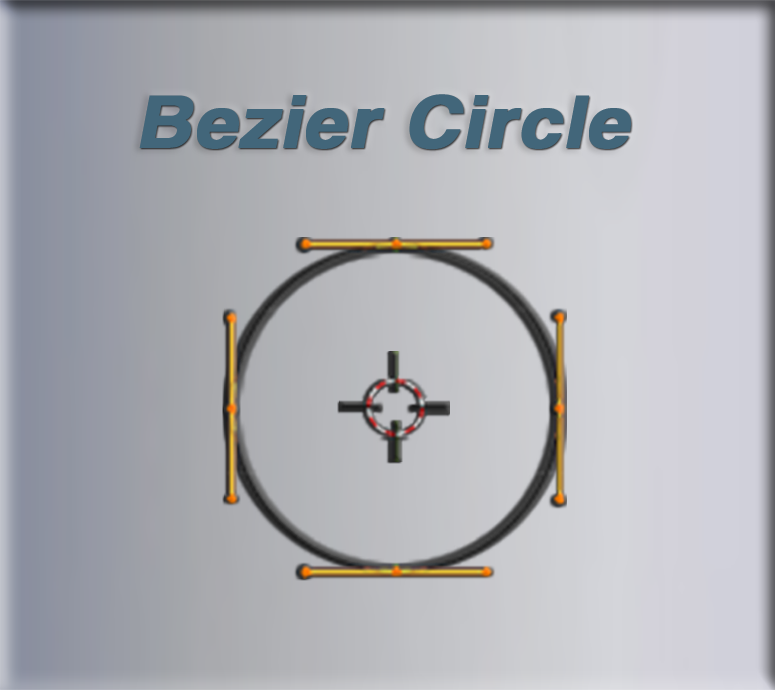
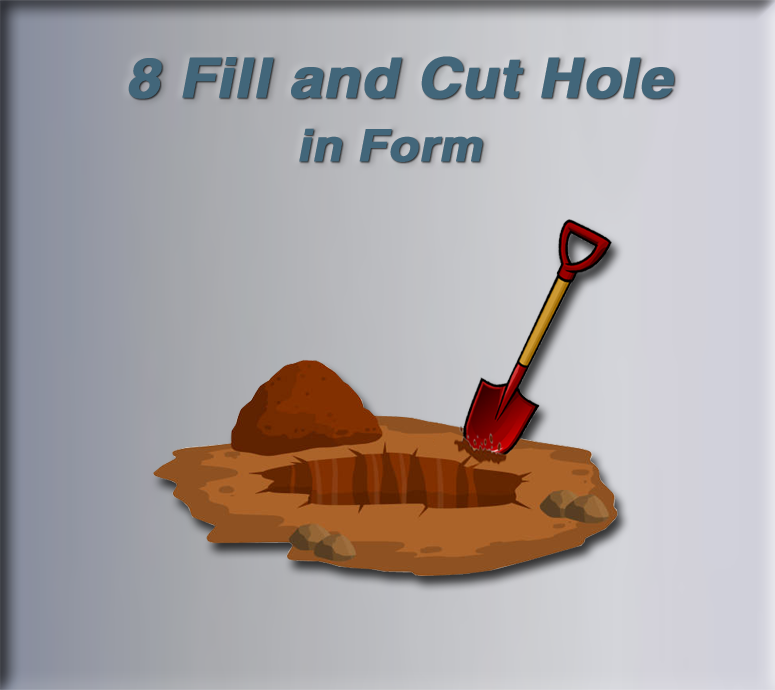
The second w=775, h=690 image is a revision of the first. Changes to its layers:
added layer "in Form" above "8 Fill and Cut Hole" over [299, 128, 483, 162]
renamed "Bezier Circle" to "8 Fill and Cut Hole", painted on it over [128, 56, 674, 150]
removed group "Bezer Circle" (3 layers) over [224, 237, 567, 579]
renamed "yellow sticks" to "Hole-and-Shovel", moved it out of group "Bezer Circle", painted on it over [153, 219, 618, 579]
removed layer "Layer 1" from group "Bezer Circle" over [224, 243, 567, 573]
removed layer "Layer 2" from group "Bezer Circle" over [339, 351, 450, 462]
